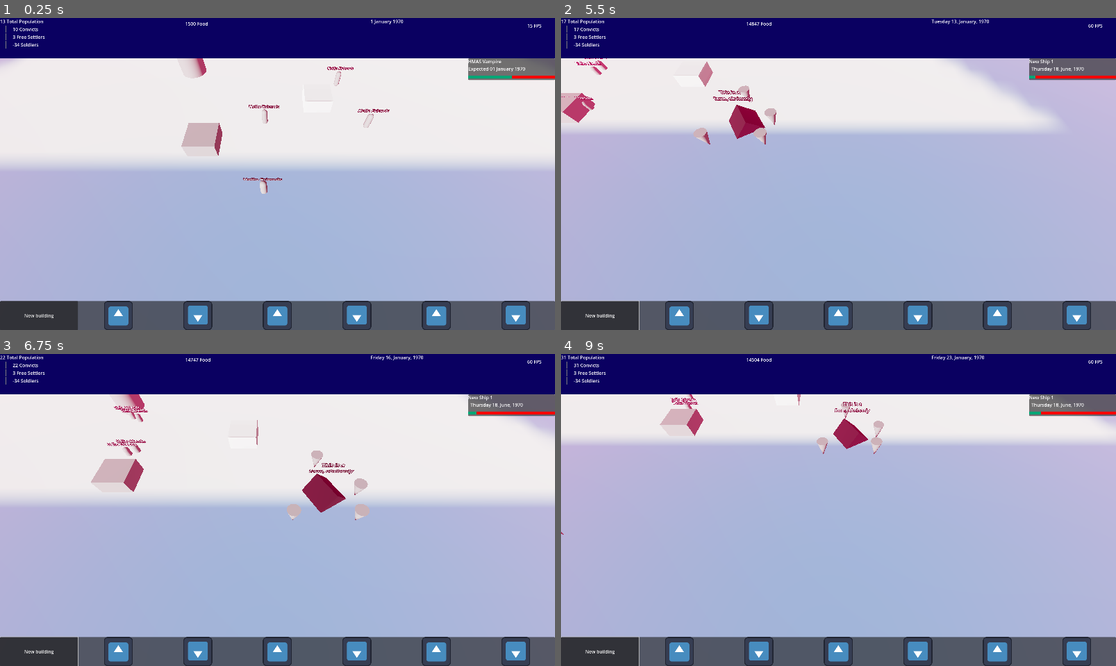
Above: before the commit, frames 1-4 (two rows, left to right).
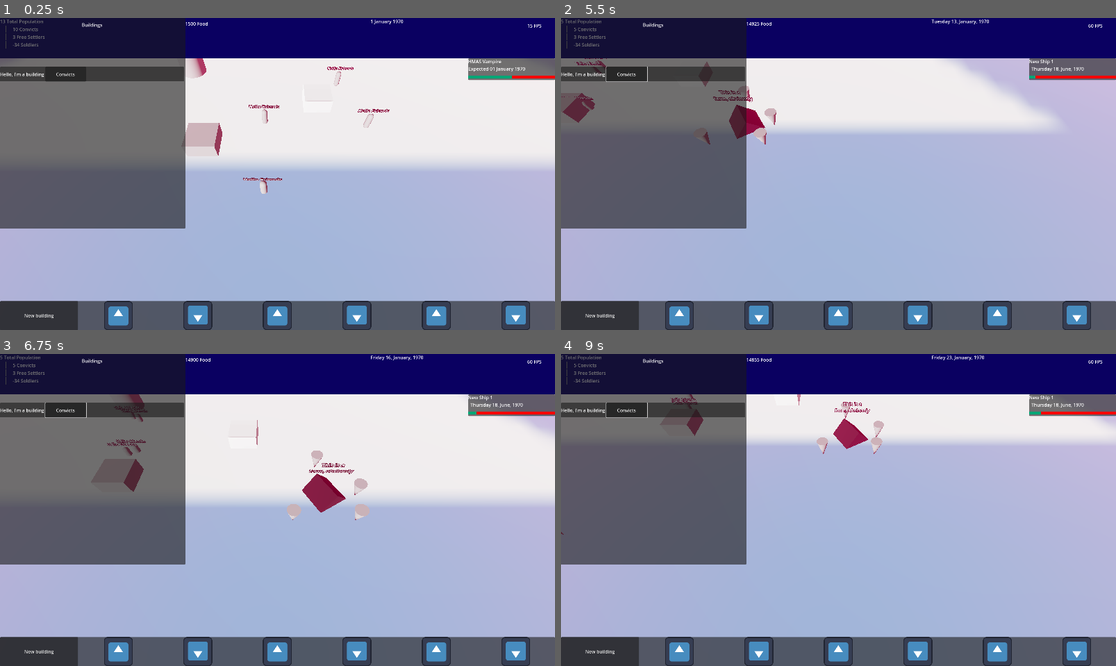
Above: after the commit, the same moments.

Repository: international-lawnmowing-99/convictgovernor
Game: Godot game, scene res://map.tscn
Same seed, same stepped clock (60 frames per second), same inputs: the game is played once before the commit and once after it. The engine's default icon, where the game draws it, is replaced by a stand-in: a white triangle on a blue panel in a dark square.
Inputs (mouse positions are in pixels of both pictures, inside the frame that each line leads up to):
- Up to frame 1 (0.25 s): no input
- Up to frame 2 (5.5 s): click (627, 74) at 0.5 s, where only the run after the commit has a clickable "Convicts"; click "New building" at 1.25 s; click "New building" at 2 s; move the mouse to (960, 158) at 2.77 s; hold D (MoveRight) 2.78-3.53 s; click (960, 158) at 2.85 s; move the mouse to (727, 189) at 3.52 s; hold Down (MoveDown) 3.53-4.28 s; click (727, 189) at 3.6 s; move the mouse to (894, 105) at 4.27 s; hold D (MoveRight) 4.28-5.03 s; click (894, 105) at 4.35 s; move the mouse to (810, 236) at 5.02 s; hold Up (MoveUp) from 5.03 s (still down); click (810, 236) at 5.1 s
- Up to frame 3 (6.75 s): move the mouse to (444, 556) at 5.77 s; release Up (MoveUp) at 5.78 s; hold Left (MoveLeft) from 5.78 s (still down); click (444, 556) at 5.85 s; move the mouse to (111, 463) at 6.52 s; click (111, 463) at 6.6 s
- Up to frame 4 (9 s): move the mouse to (866, 510) at 7.27 s; release Left (MoveLeft) at 7.28 s; hold Down (MoveDown) 7.28-8.03 s; click (866, 510) at 7.35 s; move the mouse to (755, 432) at 8.02 s; hold D (MoveRight) 8.03-8.78 s; click (755, 432) at 8.1 s; move the mouse to (960, 494) at 8.77 s; hold Up (MoveUp) from 8.78 s (still down); click (960, 494) at 8.85 s

The runs differ from the first frame. In frame 1, 23% of the frame differs, in the area x 0-34%, y 0-68%; in frame 2, 23%, in the area x 0-36%, y 0-100%; in frame 3, 23%; in frame 4, 23%.

Commit message:
tracking buildings

Diff:
--- /dev/null
+++ b/BuildingLine.gd
@@ -0,0 +1 @@
+extends Panel
--- /dev/null
+++ b/BuildingListPanel.gd
@@ -0,0 +1,9 @@
+extends Panel
+class_name BuildingList
+var BuildingLine = preload("res://building_line.tscn")
+@export var dock:Dock
+
+func Populate(buildings:Array[Building]):
+	for building:Building in buildings:
+		var newLine = BuildingLine.instantiate()
+		add_child(newLine)
--- a/Dock.gd
+++ b/Dock.gd
@@ -8,6 +8,7 @@
 @export var ui:UI
 @export var shipList:ShipList
 
+var buildings:Array[Building]
 var government:Government = Government.new()
 
 
@@ -21,7 +22,7 @@
 	calendar.GameDay()
 	ui.UpdateTime(calendar)
 	shipList.GameDay()
-	if government.convicts.size() < 500:
+	if government.convicts.size() < 5:
 		var newPerson:Person = person.instantiate()
 		map.add_child(newPerson)
 		government.convicts.append(newPerson)
--- a/UI.gd
+++ b/UI.gd
@@ -11,7 +11,8 @@
 @export var camera:Camera3D
 @export var map:Map
 @onready var farm = preload("res://Farm.tscn")
-
+@export var dock:Dock
+@export var buildingListPanel:BuildingList
 
 func UpdateAll(government:Government):
 	UpdatePopulation(government)
@@ -34,12 +35,13 @@
 
 
 func _on_new_building_button_pressed() -> void:
-	if camera.building:
+	if camera.building: #what?
 		print("we already have a farm")
 		return
 	print("making a new farm so we can buy it back some day")
 	camera.isPlacingBuilding = true
 	camera.building = farm.instantiate()
 	map.add_child(camera.building)
-
+	dock.buildings.append(camera.building)
+	buildingListPanel.Populate(dock.buildings)
 	pass # Replace with function body.
--- /dev/null
+++ b/building_line.tscn
@@ -0,0 +1,22 @@
+[gd_scene load_steps=2 format=3 uid="uid://dmiceq7i1nob4"]
+
+[ext_resource type="Script" path="res://BuildingLine.gd" id="1_gt7bg"]
+
+[node name="BuildingLine" type="Panel"]
+custom_minimum_size = Vector2(300, 50)
+script = ExtResource("1_gt7bg")
+
+[node name="HBoxContainer" type="HBoxContainer" parent="."]
+layout_mode = 0
+offset_right = 298.0
+offset_bottom = 51.0
+
+[node name="Label" type="Label" parent="HBoxContainer"]
+layout_mode = 2
+size_flags_horizontal = 3
+text = "Hello, I'm a building"
+
+[node name="Button" type="Button" parent="HBoxContainer"]
+layout_mode = 2
+size_flags_horizontal = 3
+text = "Convicts"
--- a/map.tscn
+++ b/map.tscn
@@ -10,7 +10,9 @@
 [ext_resource type="Script" path="res://CameraScript.gd" id="6_vemx4"]
 [ext_resource type="Script" path="res://new_game_panel.gd" id="7_05bab"]
 [ext_resource type="Texture2D" uid="uid://dl5ccbdulla5x" path="res://icon.svg" id="7_36odg"]
+[ext_resource type="Script" path="res://BuildingListPanel.gd" id="10_3gxsj"]
 [ext_resource type="Script" path="res://ShipList.gd" id="10_gsy83"]
+[ext_resource type="PackedScene" uid="uid://dmiceq7i1nob4" path="res://building_line.tscn" id="11_fhbbp"]
 
 [sub_resource type="PlaneMesh" id="PlaneMesh_60n8d"]
 size = Vector2(100, 100)
@@ -140,13 +142,15 @@
 
 [node name="CanvasLayer" type="CanvasLayer" parent="."]
 
-[node name="UI" type="ColorRect" parent="CanvasLayer" node_paths=PackedStringArray("camera", "map")]
+[node name="UI" type="ColorRect" parent="CanvasLayer" node_paths=PackedStringArray("camera", "map", "dock", "buildingListPanel")]
 self_modulate = Color(0.0390486, 4.81308e-08, 0.379957, 1)
 offset_right = 1920.0
 offset_bottom = 140.0
 script = ExtResource("6_ruqpx")
 camera = NodePath("../../Camera3D")
 map = NodePath("../..")
+dock = NodePath("../../Dock")
+buildingListPanel = NodePath("BuildingListPanel")
 
 [node name="HBoxContainer" type="HBoxContainer" parent="CanvasLayer/UI"]
 layout_mode = 0
@@ -328,6 +332,33 @@
 stretch_mode = 5
 flip_v = true
 
+[node name="BuildingListPanel" type="Panel" parent="CanvasLayer/UI"]
+layout_mode = 0
+offset_right = 641.0
+offset_bottom = 729.0
+script = ExtResource("10_3gxsj")
+
+[node name="ScrollContainer" type="ScrollContainer" parent="CanvasLayer/UI/BuildingListPanel"]
+layout_mode = 0
+offset_top = 169.0
+offset_right = 637.0
+offset_bottom = 413.0
+
+[node name="VBoxContainer" type="VBoxContainer" parent="CanvasLayer/UI/BuildingListPanel/ScrollContainer"]
+layout_mode = 2
+size_flags_horizontal = 3
+
+[node name="BuildingLine" parent="CanvasLayer/UI/BuildingListPanel/ScrollContainer/VBoxContainer" instance=ExtResource("11_fhbbp")]
+layout_mode = 2
+
+[node name="Title" type="Label" parent="CanvasLayer/UI/BuildingListPanel"]
+layout_mode = 0
+offset_right = 638.0
+offset_bottom = 47.0
+text = "Buildings"
+horizontal_alignment = 1
+vertical_alignment = 1
+
 [node name="IncomingShipsUI" type="Control" parent="CanvasLayer" node_paths=PackedStringArray("dock")]
 layout_mode = 3
 anchors_preset = 0
Not shown: 1 places in map.tscn that only renumber resources
